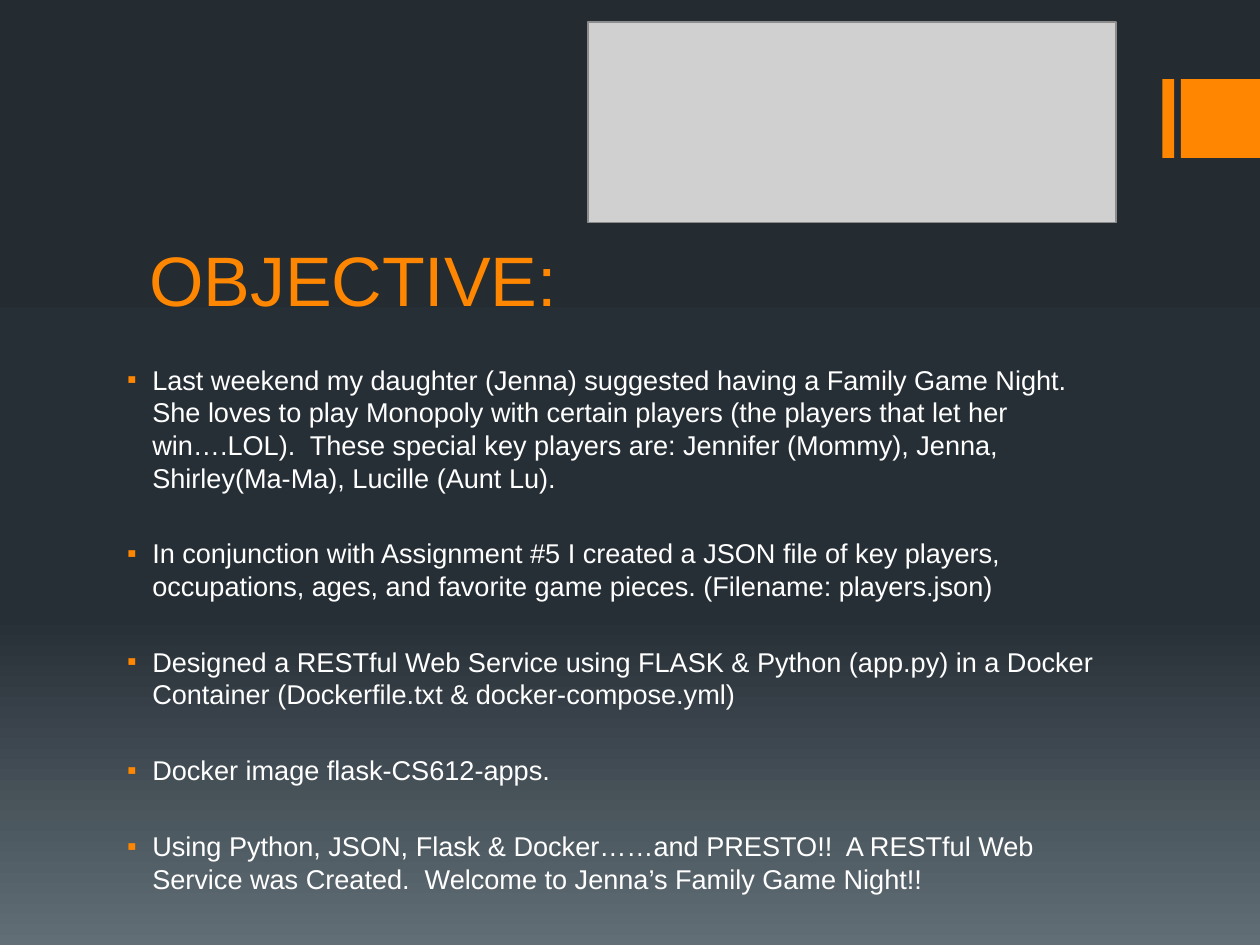
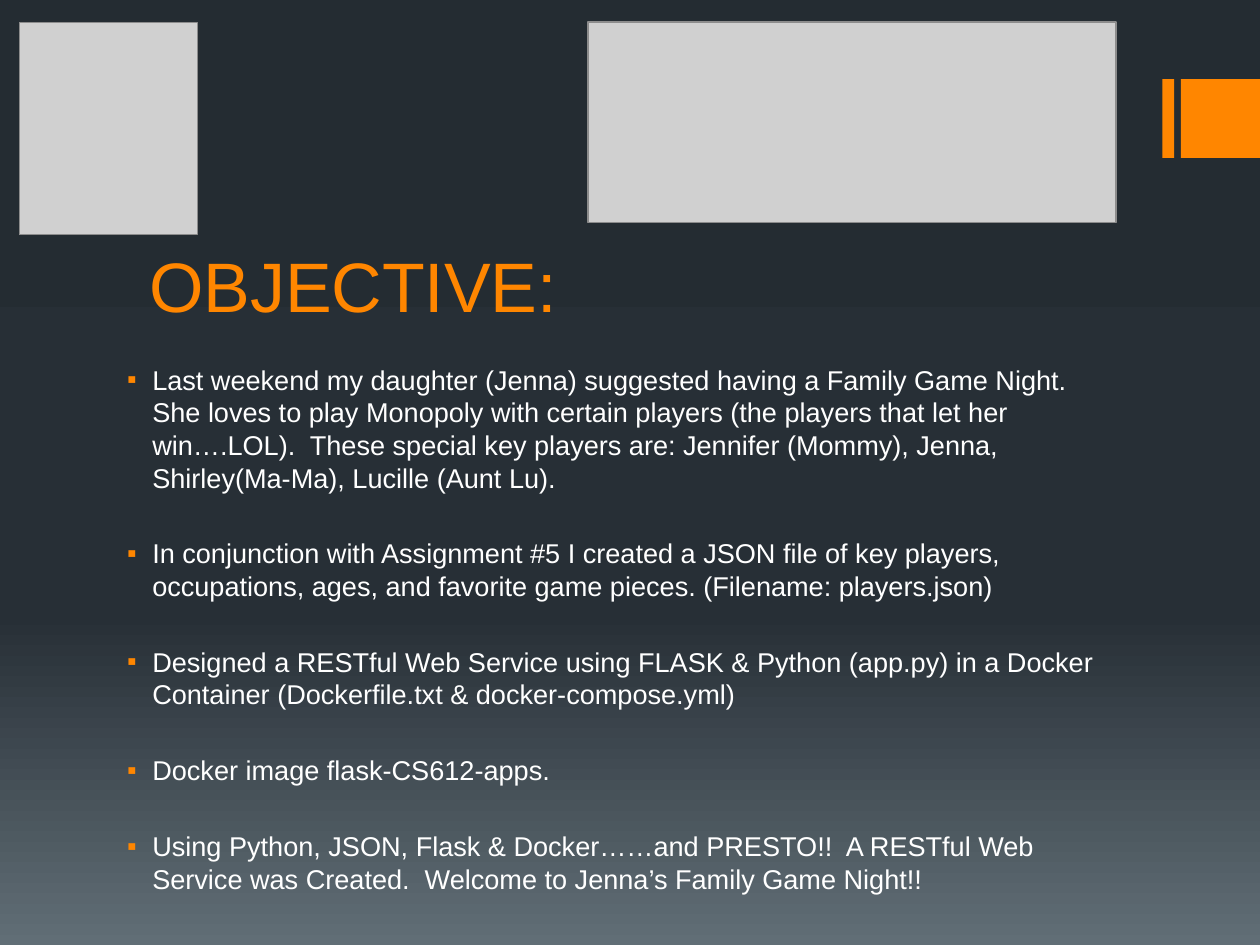
Before and after one commit to JWoodbury125/CSISGraduateStudies, a slide deck: slide 2 of CS612-Assigment5-WebServiceSlides.pptx. Drawn at 1260x945 pixels with LibreOffice and Linux fonts; fonts in the diff are those of the drawing; grey boxes stand for pictures. Boxes give left, top, right and bottom in pixels: in the first picture for what was removed or moved away, otherwise in the second. Text is boxed around its words. In the diff, an @@ line names an element or a change of style, - is before the commit and + after.

```diff
--- a/CS612-Assigment5-WebServiceSlides.pptx
+++ b/CS612-Assigment5-WebServiceSlides.pptx
@@ picture added at bbox=[20, 22, 197, 234] @@
@@ title "OBJECTIVE:": place and size @@
-title "OBJECTIVE:" at bbox=[149, 257, 557, 307]
+title "OBJECTIVE:" at bbox=[149, 263, 557, 313]
```
